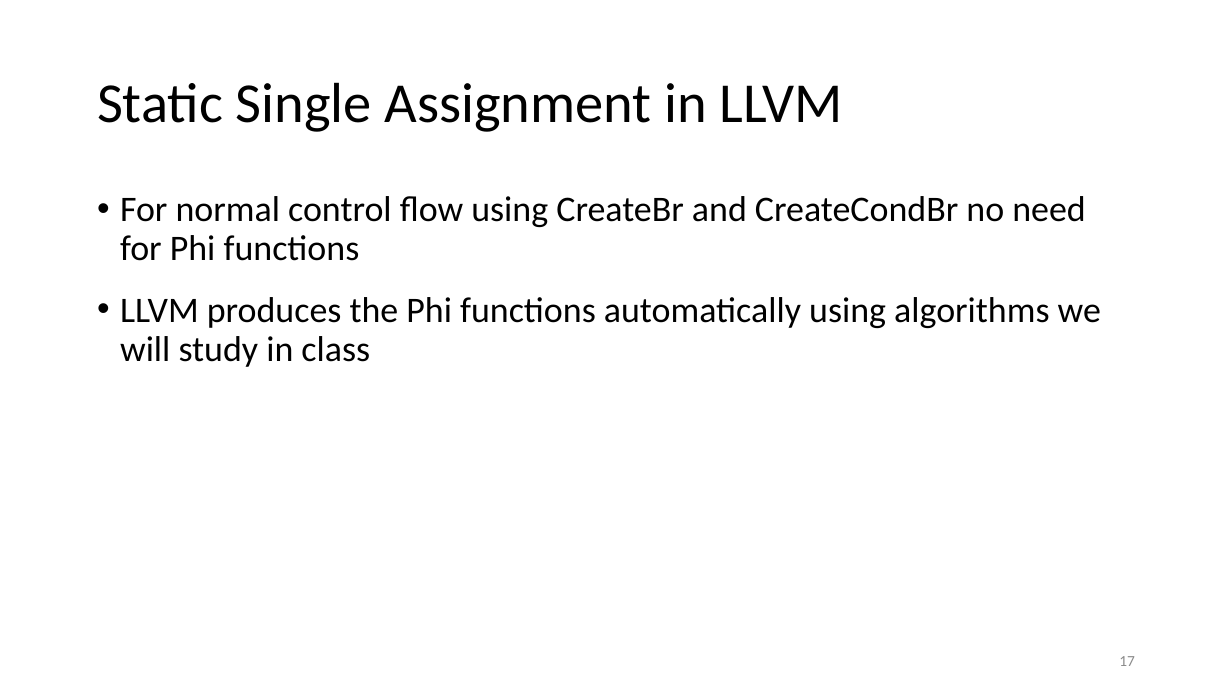
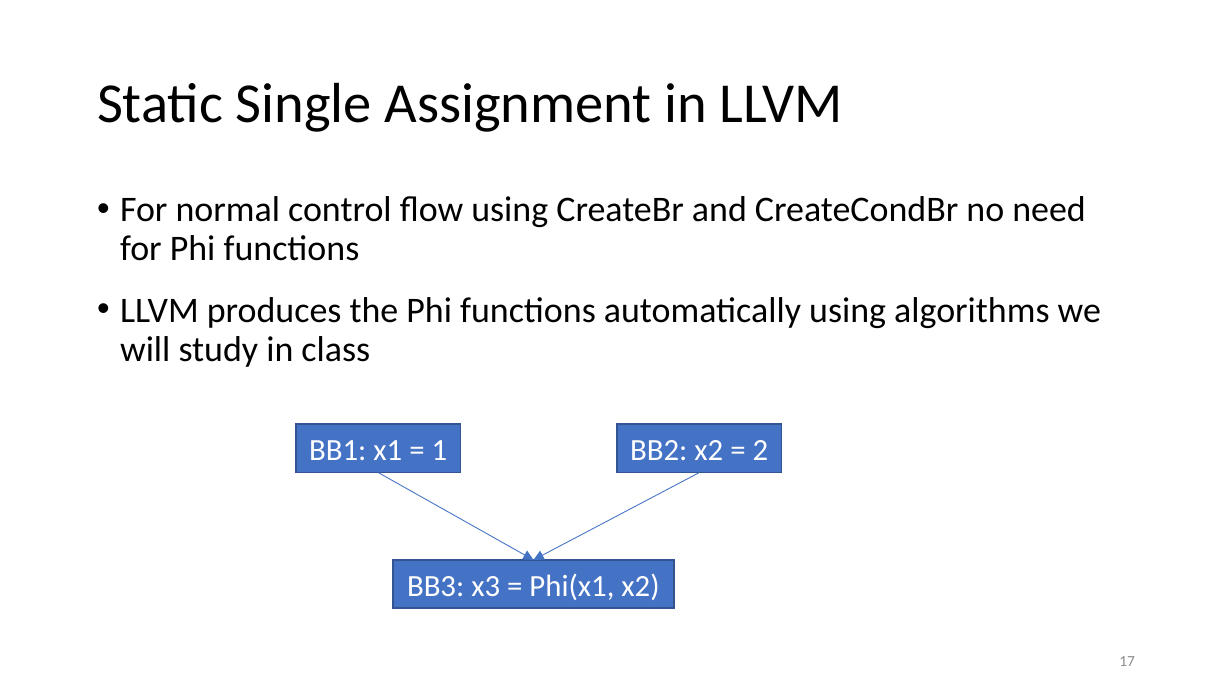
Before and after one commit to anoopsarkar/compilers-class, a slide deck: slide 17 of assets/ppt/codegen/decafLLVM.pptx. Drawn at 1232x693 pixels with LibreOffice and Linux fonts; fonts in the diff are those of the drawing. Boxes give left, top, right and bottom in pixels: in the first picture for what was removed or moved away, otherwise in the second. Text is boxed around its words. In the diff, an @@ line names an element or a change of style, - is before the commit and + after.

```diff
--- a/assets/ppt/codegen/decafLLVM.pptx
+++ b/assets/ppt/codegen/decafLLVM.pptx
@@ rectangle added at (x1=296, y1=424, x2=461, y2=472), fill #4472C4, outline #325491 1 pt, 18 pt, text #FFFFFF @@
+BB1: x1 = 1
@@ rectangle added at (x1=617, y1=424, x2=782, y2=472), fill #4472C4, outline #325491 1 pt, 18 pt, text #FFFFFF @@
+BB2: x2 = 2
@@ arrow added from (378, 473) to (533, 559), #4472C4 0.5 pt @@
@@ arrow added from (700, 473) to (533, 559), #4472C4 0.5 pt @@
@@ rectangle added at (x1=393, y1=559, x2=674, y2=607), fill #4472C4, outline #325491 1 pt, 18 pt, text #FFFFFF @@
+BB3: x3 = Phi(x1, x2)
```
Also in this commit, not shown: 9 other slides changed, 2 other files.
